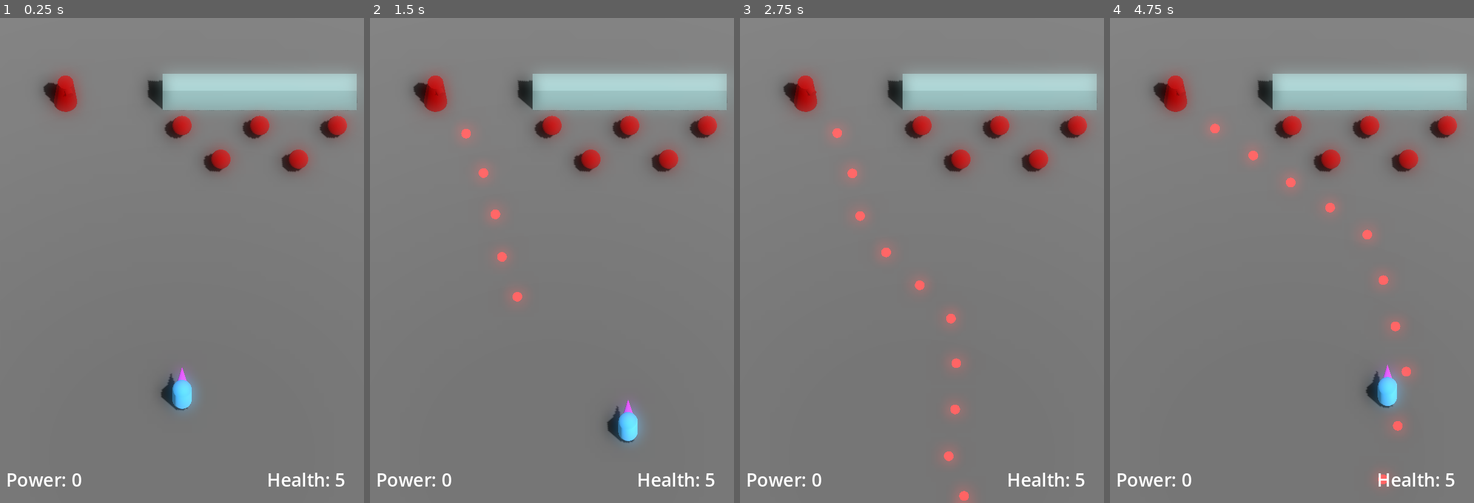
Above: before the commit, frames 1-4 (left to right).
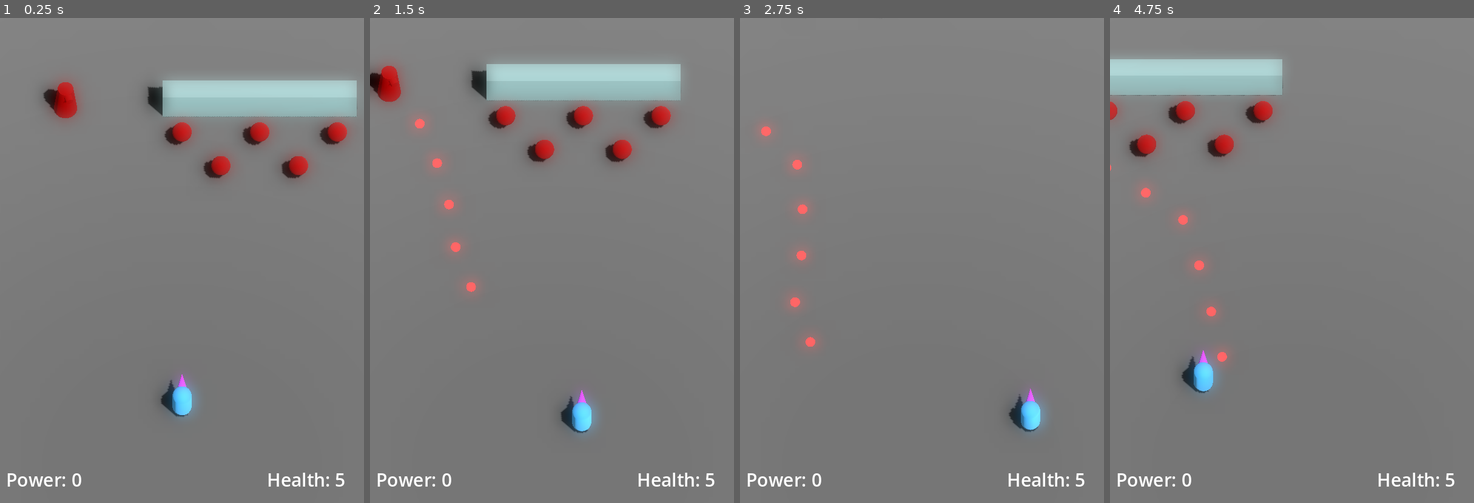
Above: after the commit, the same moments.

Repository: JackEvans24/bullet-absorb
Game: Godot game, scene res://scenes/main.tscn
Same seed, same stepped clock (60 frames per second), same inputs: the game is played once before the commit and once after it.
Inputs:
- Up to frame 1 (0.25 s): no input
- Up to frame 2 (1.5 s): hold Right (move_right) 0.53-1.28 s; hold K (absorb) 0.53-1.28 s; hold Down (move_back) from 1.28 s (still down); tap K (absorb) at 1.35 s
- Up to frame 3 (2.75 s): release Down (move_back) at 2.03 s; hold Right (move_right) from 2.03 s (still down); hold J (fire) from 2.03 s (still down); tap K (absorb) at 2.3 s
- Up to frame 4 (4.75 s): release Right (move_right) at 2.78 s; release J (fire) at 2.78 s; hold Up (move_forward) 2.78-3.53 s; tap K (absorb) at 2.85, 4.55 s; hold K (absorb) 3.53-4.28 s; hold Left (move_left) from 3.53 s (still down); tap J (fire) at 4.35 s

The runs differ from the first frame. In frame 1, 3.4% of the frame differs, in the area x 11-98%, y 11-83%; in frame 2, 9.3%; in frame 3, 7.8%; in frame 4, 12%, in the area x 0-98%, y 8-97%.

Commit message:
feat: add camera follow behaviour (#7)
* chore: reorganise script directory

* chore: rename power ball script

* feat: make camera follow player

* fix: use global positioning

* feat: use point in front of the player for camera follow

* chore: tinker with camera values

* fix: remove snappy behaviour when follow reaches lower limit

* chore: move follow scripts

Diff:
--- a/prefabs/bullets/player_bullet.tscn
+++ b/prefabs/bullets/player_bullet.tscn
@@ -1,6 +1,6 @@
 [gd_scene load_steps=9 format=3 uid="uid://dl5unqhv0x3ox"]
 
-[ext_resource type="Script" path="res://scripts/bullet.gd" id="1_idcyk"]
+[ext_resource type="Script" path="res://scripts/mechanics/bullet.gd" id="1_idcyk"]
 [ext_resource type="SphereMesh" uid="uid://idlaqhuqbbdn" path="res://models/bullets/player_bullet.tres" id="2_d1la3"]
 [ext_resource type="Material" uid="uid://caaotrthyvusd" path="res://materials/bullets/player_bullet.tres" id="3_vi40b"]
 
--- a/prefabs/enemies/enemy.tscn
+++ b/prefabs/enemies/enemy.tscn
@@ -1,9 +1,9 @@
 [gd_scene load_steps=9 format=3 uid="uid://c3ytmjd7pe4pg"]
 
-[ext_resource type="Script" path="res://scripts/enemies/enemy.gd" id="1_wjmkf"]
+[ext_resource type="Script" path="res://scripts/mechanics/enemies/enemy.gd" id="1_wjmkf"]
 [ext_resource type="PackedScene" uid="uid://cjvpl2fcwu246" path="res://prefabs/hurt_particles.tscn" id="2_e8cc4"]
-[ext_resource type="Script" path="res://scripts/player/health.gd" id="2_pjhvc"]
-[ext_resource type="Script" path="res://scripts/knockback.gd" id="4_0se3r"]
+[ext_resource type="Script" path="res://scripts/mechanics/shared/health.gd" id="2_pjhvc"]
+[ext_resource type="Script" path="res://scripts/mechanics/shared/knockback.gd" id="4_0se3r"]
 [ext_resource type="Material" uid="uid://jxq13s8vw71v" path="res://materials/enemy_body.tres" id="5_d48ya"]
 
 [sub_resource type="SphereShape3D" id="SphereShape3D_64qd1"]
--- a/prefabs/enemies/turret.tscn
+++ b/prefabs/enemies/turret.tscn
@@ -1,7 +1,7 @@
 [gd_scene load_steps=8 format=3 uid="uid://wfijrpbc1nxm"]
 
 [ext_resource type="PackedScene" uid="uid://c3ytmjd7pe4pg" path="res://prefabs/enemies/enemy.tscn" id="1_rkpaq"]
-[ext_resource type="Script" path="res://scripts/enemies/turret.gd" id="2_2ldd0"]
+[ext_resource type="Script" path="res://scripts/mechanics/enemies/turret.gd" id="2_2ldd0"]
 [ext_resource type="Material" uid="uid://jxq13s8vw71v" path="res://materials/enemy_body.tres" id="2_bqylj"]
 [ext_resource type="PackedScene" uid="uid://coogevjwgwbft" path="res://prefabs/bullets/default_enemy_bullet.tscn" id="3_cdiyw"]
 
--- a/prefabs/hurt_particles.tscn
+++ b/prefabs/hurt_particles.tscn
@@ -1,7 +1,7 @@
 [gd_scene load_steps=7 format=3 uid="uid://cjvpl2fcwu246"]
 
 [ext_resource type="Material" uid="uid://jxq13s8vw71v" path="res://materials/enemy_body.tres" id="1_yf8ed"]
-[ext_resource type="Script" path="res://scripts/hurt_particles.gd" id="2_kqr2q"]
+[ext_resource type="Script" path="res://scripts/effects/one_shot_particles.gd" id="2_kqr2q"]
 
 [sub_resource type="Curve" id="Curve_jenfi"]
 _data = [Vector2(0, 1), 0.0, 0.0, 0, 0, Vector2(1, 0), -1.85693, 0.0, 0, 0]
--- a/prefabs/player.tscn
+++ b/prefabs/player.tscn
@@ -1,16 +1,16 @@
 [gd_scene load_steps=27 format=3 uid="uid://c3tj0pdcum4wd"]
 
-[ext_resource type="Script" path="res://scripts/player/player.gd" id="1_u023k"]
+[ext_resource type="Script" path="res://scripts/mechanics/player/player.gd" id="1_u023k"]
 [ext_resource type="Material" uid="uid://beaa2b7evhbjh" path="res://materials/player/player.tres" id="2_di4ke"]
-[ext_resource type="Script" path="res://scripts/player/health.gd" id="2_pcwtq"]
-[ext_resource type="Script" path="res://scripts/player/absorb.gd" id="2_sawo1"]
-[ext_resource type="Script" path="res://scripts/player/player_movement.gd" id="3_1eoos"]
+[ext_resource type="Script" path="res://scripts/mechanics/shared/health.gd" id="2_pcwtq"]
+[ext_resource type="Script" path="res://scripts/mechanics/player/absorb.gd" id="2_sawo1"]
+[ext_resource type="Script" path="res://scripts/mechanics/player/player_movement.gd" id="3_1eoos"]
 [ext_resource type="Material" uid="uid://f41eu4cbvian" path="res://materials/player/player_absorb.tres" id="4_ep8r4"]
-[ext_resource type="Script" path="res://scripts/player/player_aim.gd" id="4_owsoe"]
+[ext_resource type="Script" path="res://scripts/mechanics/player/player_aim.gd" id="4_owsoe"]
 [ext_resource type="Material" uid="uid://dq2ufo1kpypca" path="res://materials/player/player_absorb_halo.tres" id="4_poddg"]
 [ext_resource type="PackedScene" uid="uid://dl5unqhv0x3ox" path="res://prefabs/bullets/player_bullet.tscn" id="5_twt6l"]
 [ext_resource type="Shape3D" uid="uid://c4tuvev8wasc3" path="res://models/player/player_internal.tres" id="7_iumbl"]
-[ext_resource type="Script" path="res://scripts/player/player_body.gd" id="10_18rdm"]
+[ext_resource type="Script" path="res://scripts/mechanics/player/player_body.gd" id="10_18rdm"]
 [ext_resource type="Shape3D" uid="uid://b143a5k1xv5rx" path="res://models/player/player_external.tres" id="11_p7nyd"]
 [ext_resource type="Material" uid="uid://dlj8u7o0rqldc" path="res://materials/player/player_recovery.tres" id="12_cbt3u"]
 
@@ -152,6 +152,9 @@
 process_material = SubResource("ParticleProcessMaterial_wwwn5")
 draw_pass_1 = SubResource("SphereMesh_3tq4p")
 
+[node name="CameraFollowPoint" type="Node3D" parent="Pivot"]
+transform = Transform3D(1, 0, 0, 0, 1, 0, 0, 0, 1, 0, 0, -4)
+
 [node name="GroundDetection" type="CollisionShape3D" parent="."]
 shape = ExtResource("11_p7nyd")
 
--- a/prefabs/power_ball.tscn
+++ b/prefabs/power_ball.tscn
@@ -1,6 +1,6 @@
 [gd_scene load_steps=8 format=3 uid="uid://cm1wj0vbe4wn8"]
 
-[ext_resource type="Script" path="res://scripts/power_ball.gd" id="1_nwg2l"]
+[ext_resource type="Script" path="res://scripts/mechanics/follow_body.gd" id="1_yfpo3"]
 [ext_resource type="Material" uid="uid://cby3cclkw40gu" path="res://materials/power.tres" id="2_netkk"]
 
 [sub_resource type="SphereMesh" id="SphereMesh_6vkiy"]
@@ -35,7 +35,7 @@
 radius = 0.1
 
 [node name="Power" type="Node3D" groups=["bullet"]]
-script = ExtResource("1_nwg2l")
+script = ExtResource("1_yfpo3")
 max_speed = 3.0
 acceleration = 0.5
 
--- a/scenes/hud.tscn
+++ b/scenes/hud.tscn
@@ -1,6 +1,6 @@
 [gd_scene load_steps=2 format=3 uid="uid://bhxrs6pph350t"]
 
-[ext_resource type="Script" path="res://scripts/hud.gd" id="1_fnqek"]
+[ext_resource type="Script" path="res://scripts/ui/hud.gd" id="1_fnqek"]
 
 [node name="HUD" type="Node"]
 script = ExtResource("1_fnqek")
--- a/scenes/main.tscn
+++ b/scenes/main.tscn
@@ -6,6 +6,7 @@
 [ext_resource type="Material" uid="uid://gclpf2kqyelh" path="res://materials/wall.tres" id="2_hxwft"]
 [ext_resource type="PackedScene" uid="uid://c3ytmjd7pe4pg" path="res://prefabs/enemies/enemy.tscn" id="5_4wclf"]
 [ext_resource type="PackedScene" uid="uid://wfijrpbc1nxm" path="res://prefabs/enemies/turret.tscn" id="6_nrrgo"]
+[ext_resource type="Script" path="res://scripts/mechanics/smooth_follow_target.gd" id="7_haer2"]
 
 [sub_resource type="StandardMaterial3D" id="StandardMaterial3D_r1hrq"]
 metallic = 1.0
@@ -76,29 +77,37 @@
 
 [node name="HUD" parent="." instance=ExtResource("2_bqahq")]
 
-[node name="Camera3D" type="Camera3D" parent="."]
+[node name="FollowPlayer" type="Node3D" parent="."]
+transform = Transform3D(1, 0, 0, 0, 1, 0, 0, 0, 1, 0, 1, 0)
+script = ExtResource("7_haer2")
+max_speed = 30.0
+min_speed = 10.0
+dampening = 0.05
+
+[node name="PlayerCamera" type="Camera3D" parent="FollowPlayer"]
 transform = Transform3D(1, 0, 0, 0, 0.5, 0.866025, 0, -0.866025, 0.5, 0, 20, 8)
 projection = 1
+current = true
 size = 25.0
 far = 200.0
 
-[node name="CameraPoles" type="Node3D" parent="Camera3D"]
+[node name="CameraPoles" type="Node3D" parent="FollowPlayer/PlayerCamera"]
 transform = Transform3D(1, 0, 0, 0, 0.5, -0.866025, 0, 0.866025, 0.5, 0, -3.0718, -21.3205)
 visible = false
 
-[node name="Pole1" type="MeshInstance3D" parent="Camera3D/CameraPoles"]
+[node name="Pole1" type="MeshInstance3D" parent="FollowPlayer/PlayerCamera/CameraPoles"]
 transform = Transform3D(1, 0, 0, 0, 1, 0, 0, 0, 1, -10, 0, -18)
 mesh = SubResource("CylinderMesh_ugq1f")
 
-[node name="Pole2" type="MeshInstance3D" parent="Camera3D/CameraPoles"]
+[node name="Pole2" type="MeshInstance3D" parent="FollowPlayer/PlayerCamera/CameraPoles"]
 transform = Transform3D(1, 0, 0, 0, 1, 0, 0, 0, 1, -10, 0, 11)
 mesh = SubResource("CylinderMesh_ugq1f")
 
-[node name="Pole3" type="MeshInstance3D" parent="Camera3D/CameraPoles"]
+[node name="Pole3" type="MeshInstance3D" parent="FollowPlayer/PlayerCamera/CameraPoles"]
 transform = Transform3D(1, 0, 0, 0, 1, 0, 0, 0, 1, 10, 0, -18)
 mesh = SubResource("CylinderMesh_ugq1f")
 
-[node name="Pole4" type="MeshInstance3D" parent="Camera3D/CameraPoles"]
+[node name="Pole4" type="MeshInstance3D" parent="FollowPlayer/PlayerCamera/CameraPoles"]
 transform = Transform3D(1, 0, 0, 0, 1, 0, 0, 0, 1, 10, 0, 11)
 mesh = SubResource("CylinderMesh_ugq1f")
 
--- a/scripts/main.gd
+++ b/scripts/main.gd
@@ -2,10 +2,12 @@
 
 @onready var hud: Hud = $HUD
 @onready var player: Player = $Player
+@onready var player_camera: Node3D = $FollowPlayer
 @onready var turret: Turret = $Turret
 
 func _ready():
-	turret.set_target(player)
+	player_camera.target = player.camera_follow_point
+	turret.target = player
 
 	player.damage_taken.connect(_on_damage_taken)
 	player.power_count_changed.connect(hud._on_absorb_count_changed)
--- a/scripts/enemies/turret.gd
+++ b/scripts/mechanics/enemies/turret.gd
@@ -7,20 +7,17 @@
 @onready var fire_point: Node3D = $Pivot/FirePoint
 @onready var fire_timer: Timer = $FireTimer
 
-var _target: Node3D = null;
+var target: Node3D = null;
 
 func _ready():
 	super()
 	fire_timer.timeout.connect(_on_fire_timeout)
 
-func set_target(target: Node3D):
-	_target = target
-
 func _process(_delta):
-	if _target == null:
+	if target == null:
 		return
 
-	var target_position = _target.position
+	var target_position = target.position
 	target_position.y = position.y
 
 	pivot.look_at(target_position)
--- a/scripts/power_ball.gd
+++ b/scripts/mechanics/follow_body.gd
@@ -1,4 +1,4 @@
-class_name PowerBall
+class_name FollowBody3D
 extends Node3D
 
 @export var max_speed = 5.0
--- a/scripts/player/absorb.gd
+++ b/scripts/mechanics/player/absorb.gd
@@ -79,7 +79,7 @@
 	bullet.destroy()
 
 func absorb_power(area: Area3D):
-	(area.get_parent() as PowerBall).call_deferred("queue_free")
+	area.get_parent().call_deferred("queue_free")
 	bullet_absorbed.emit()
 
 func handle_cooldown():
--- a/scripts/player/player.gd
+++ b/scripts/mechanics/player/player.gd
@@ -12,6 +12,7 @@
 @onready var aim: PlayerAim = $Aim
 @onready var absorb: Absorb = $Absorb
 @onready var body: PlayerBody = $Pivot
+@onready var camera_follow_point: Node3D = $Pivot/CameraFollowPoint
 @onready var hit_detection: Area3D = $HitDetection
 @onready var ground_detection: CollisionShape3D = $GroundDetection
 
--- /dev/null
+++ b/scripts/mechanics/smooth_follow_target.gd
@@ -0,0 +1,28 @@
+extends Node3D
+
+@export var max_speed: float = 5.0
+@export var min_speed: float = 0.1
+@export_range(0.0, 1.0) var dampening: float = 0.1
+
+@onready var actual_dampening = 1 - dampening
+
+var target: Node3D
+
+func _process(delta):
+	if target == null:
+		return
+	update_position(delta)
+
+func update_position(delta: float):
+	var direction = target.global_position - global_position
+
+	var offset_magnitude = direction.length() * delta
+	if offset_magnitude < min_speed * 0.001:
+		return
+
+	var magnitude = get_movement_magnitude(offset_magnitude)
+	translate(direction * magnitude)
+
+func get_movement_magnitude(offset_magnitude: float) -> float:
+	var desired_magnitude = offset_magnitude * actual_dampening
+	return minf(desired_magnitude, max_speed * 0.001)
Not shown: 1 places in scenes/main.tscn that only renumber resources
Renamed: scripts/hurt_particles.gd -> scripts/effects/one_shot_particles.gd
Renamed: scripts/bullet.gd -> scripts/mechanics/bullet.gd
Renamed: scripts/enemies/enemy.gd -> scripts/mechanics/enemies/enemy.gd
Renamed: scripts/player/player_aim.gd -> scripts/mechanics/player/player_aim.gd
Renamed: scripts/player/player_body.gd -> scripts/mechanics/player/player_body.gd
Renamed: scripts/player/player_movement.gd -> scripts/mechanics/player/player_movement.gd
Renamed: scripts/player/health.gd -> scripts/mechanics/shared/health.gd
Renamed: scripts/knockback.gd -> scripts/mechanics/shared/knockback.gd
Renamed: scripts/hud.gd -> scripts/ui/hud.gd
